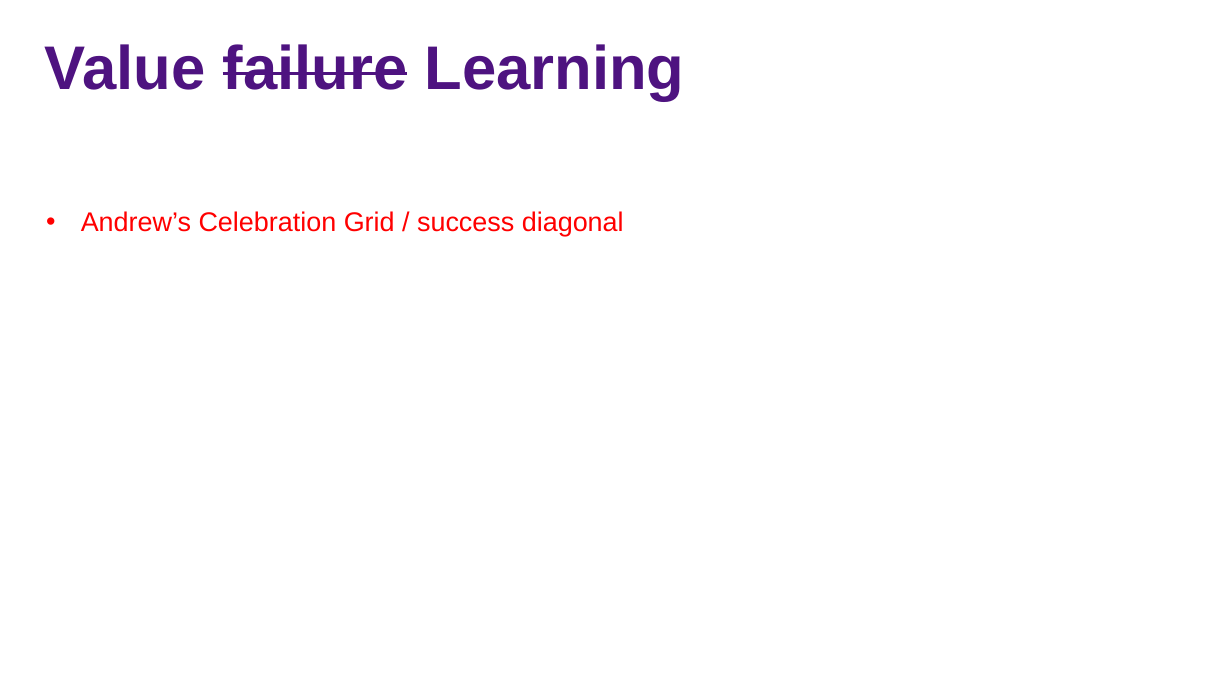
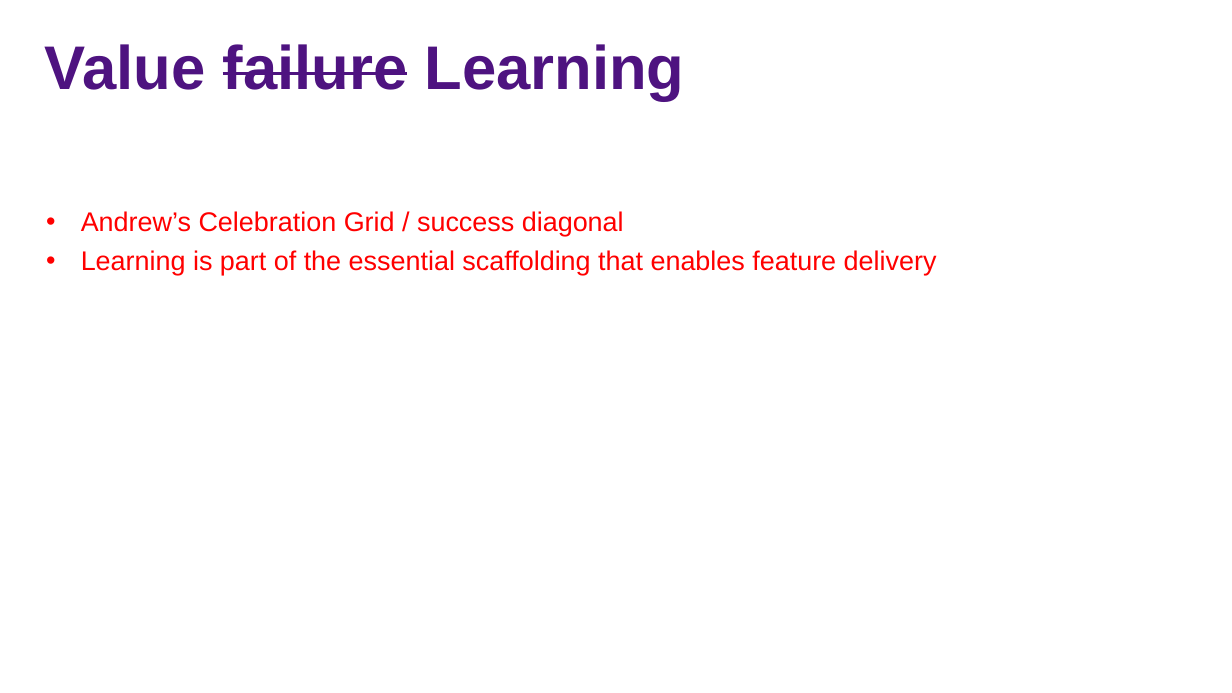
Before and after one commit to jasonjwood/presentations, a slide deck: slide 17 of InFusion2016 - Getting It Done - Jason Wood.pptx. Drawn at 1232x693 pixels with LibreOffice and Linux fonts; fonts in the diff are those of the drawing; background and template pictures are left out. Boxes give left, top, right and bottom in pixels: in the first picture for what was removed or moved away, otherwise in the second. Text is boxed around its words. In the diff, an @@ line names an element or a change of style, - is before the commit and + after.

```diff
--- a/InFusion2016 - Getting It Done - Jason Wood.pptx
+++ b/InFusion2016 - Getting It Done - Jason Wood.pptx
@@ text at [81,250,937,275]: paragraph added @@
+• Learning is part of the essential scaffolding that enables feature delivery
```
Also in this commit, not shown: 11 other slides changed, 1 slide added.
